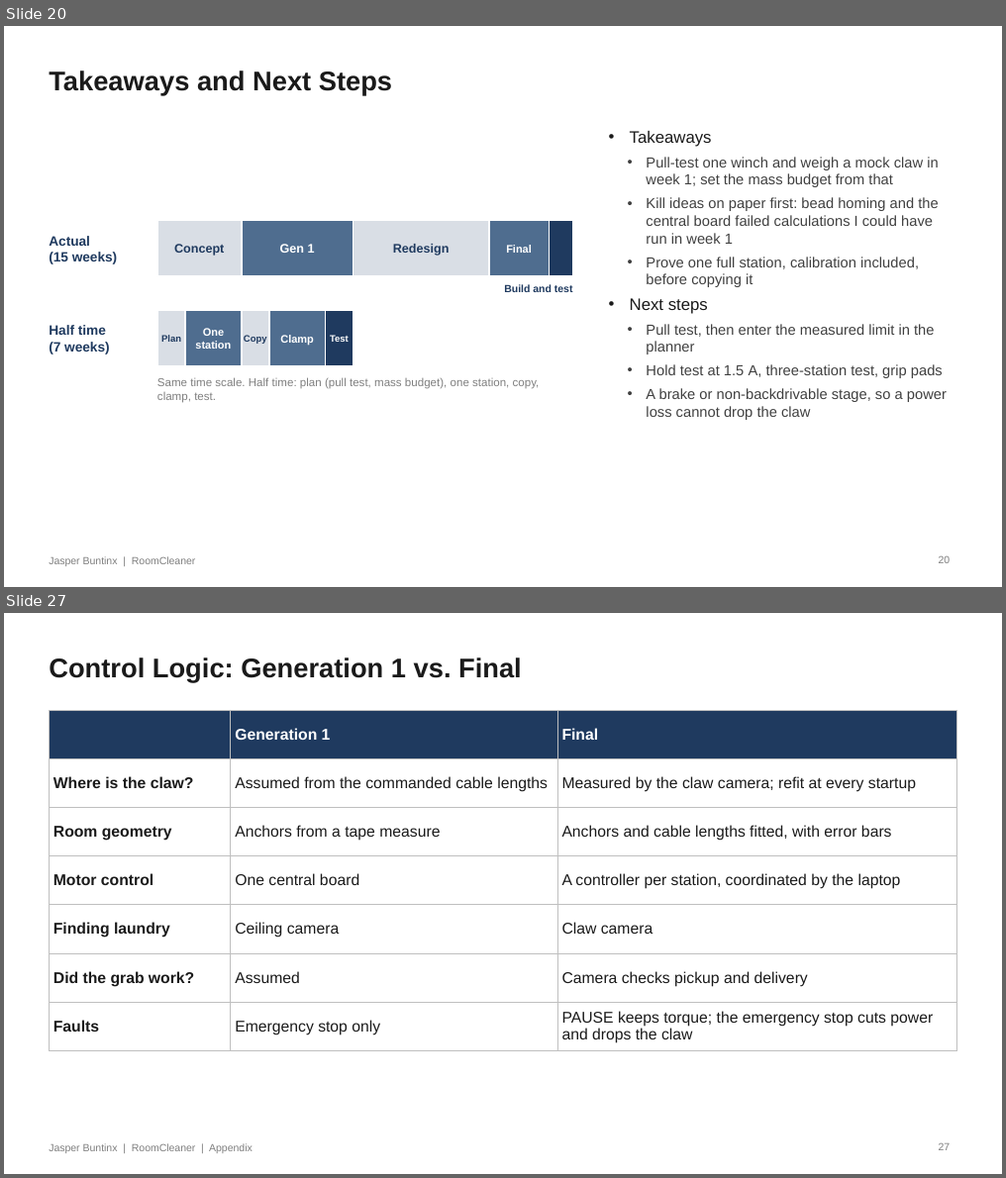
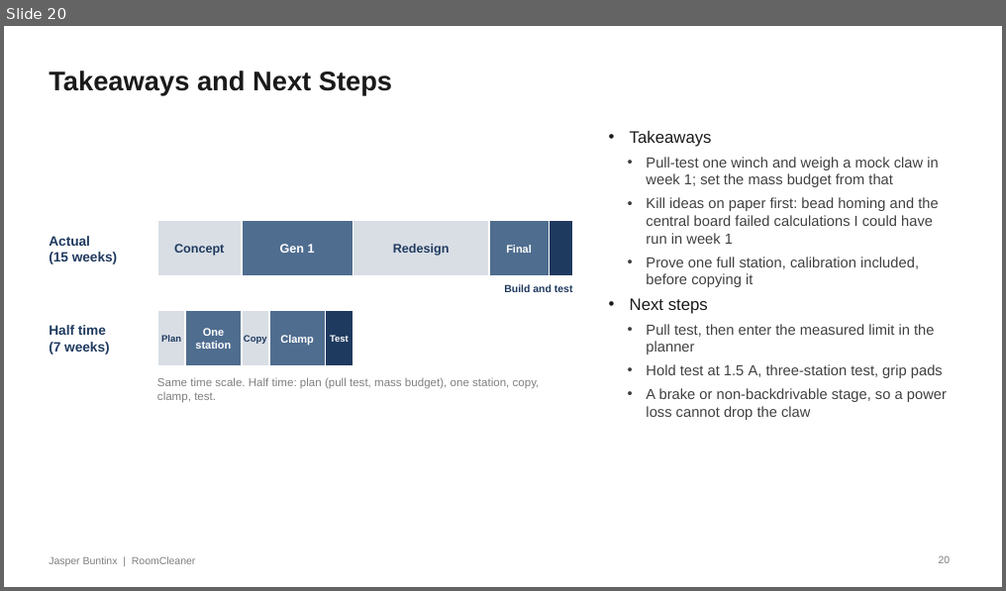
Before and after one commit to Jaspario1199/RoomCleaner, a slide deck: docs/presentation/deck_v8/RoomCleaner_Buntinx_Oct27_v8.pptx. Shown one above the other, each under a label of ours: slides 20 and 27 before the commit, slide 20 after it; the slides between them are not shown. The pictures are 1006x1178 and 1006x591 pixels, drawn with LibreOffice and Linux fonts; fonts in the diff are those of the drawing. Boxes give left, top, right and bottom in pixels: in the first picture for what was removed or moved away, otherwise in the second. Text is boxed around its words. In the diff, an @@ line names an element or a change of style, - is before the commit and + after.

```diff
--- a/docs/presentation/deck_v8/RoomCleaner_Buntinx_Oct27_v8.pptx
+++ b/docs/presentation/deck_v8/RoomCleaner_Buntinx_Oct27_v8.pptx
@@ slide 27 removed at bbox=[4, 613, 1002, 1174], background #FFFFFF @@
@@ text removed at bbox=[49, 658, 522, 682] @@
-Control Logic: Generation 1 vs. Final
@@ table removed at bbox=[49, 710, 957, 1048], 7 rows, 3 columns @@
- | Generation 1 | Final
-Where is the claw? | Assumed from the commanded cable lengths | Measured by the claw camera; refit at every startup
-Room geometry | Anchors from a tape measure | Anchors and cable lengths fitted, with error bars
-Motor control | One central board | A controller per station, coordinated by the laptop
-Finding laundry | Ceiling camera | Claw camera
-Did the grab work? | Assumed | Camera checks pickup and delivery
-Faults | Emergency stop only | PAUSE keeps torque; the emergency stop cuts power and drops the claw
@@ text removed at bbox=[49, 1144, 252, 1154] @@
-Jasper Buntinx | RoomCleaner | Appendix
@@ page number removed at bbox=[939, 1144, 950, 1151] @@
-27
```
Also in this commit, not shown: 6 slides changed, 9 other slides removed, 7 other files.
